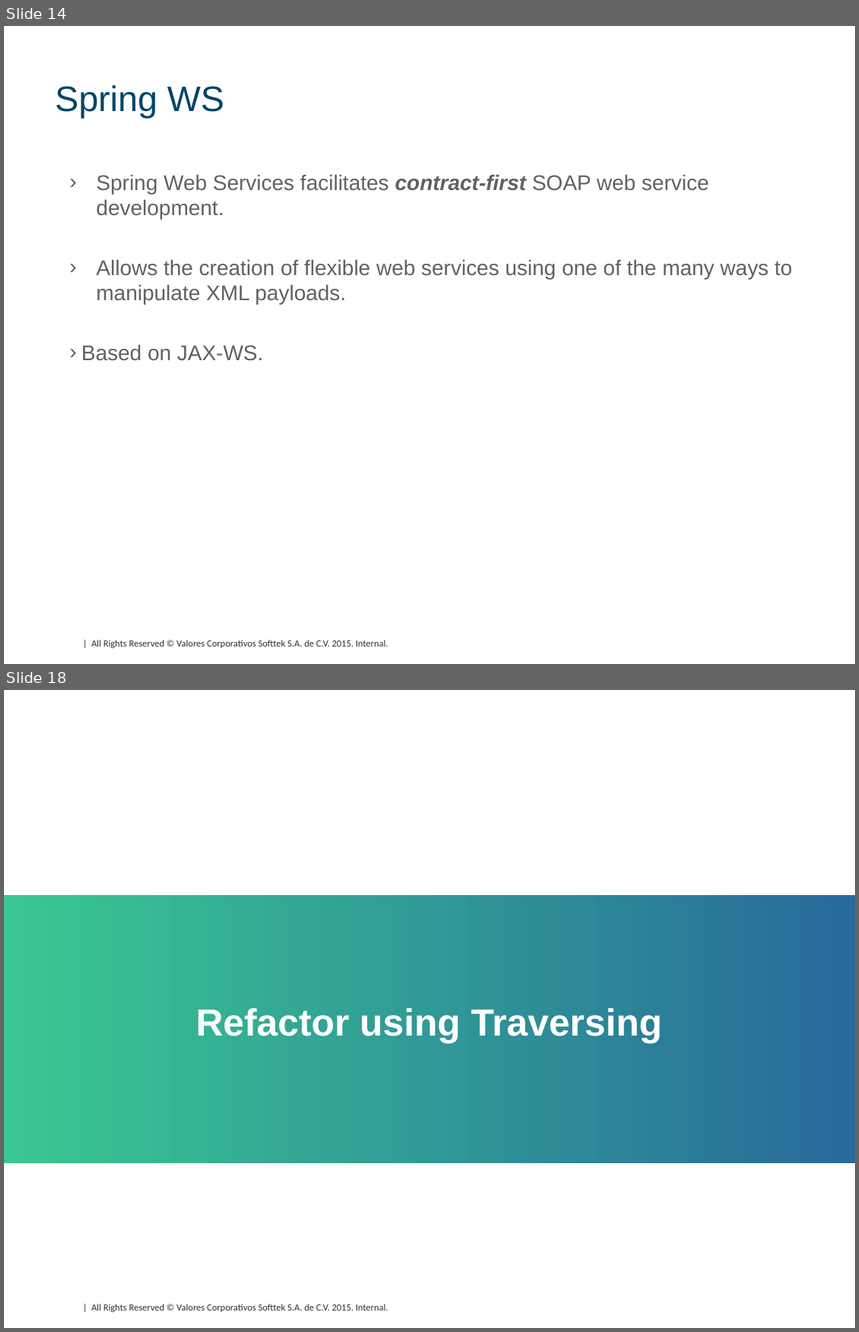
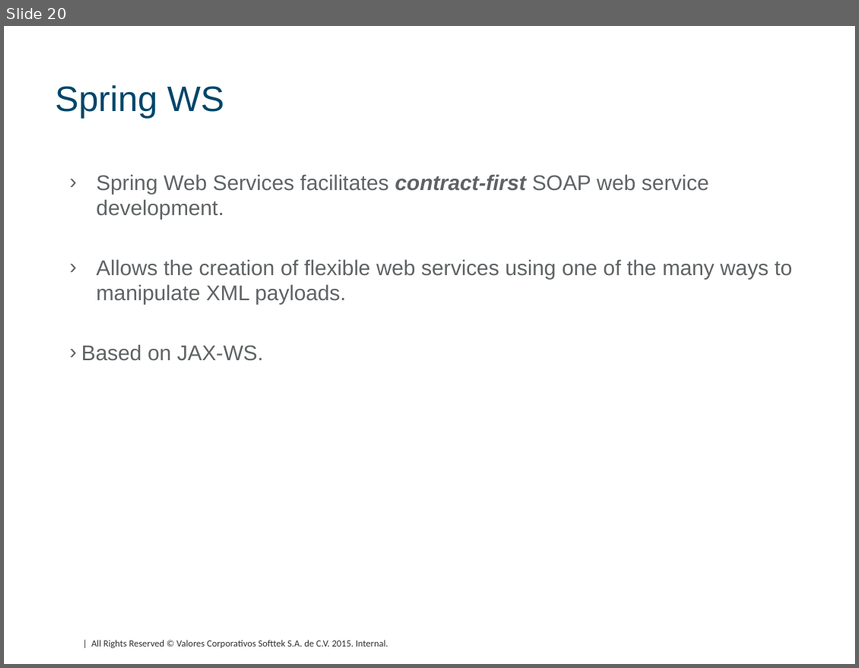
Before and after one commit to DavidHertz/WebServices, a slide deck: SOAP/doc/SOAP.pptx. Shown one above the other, each under a label of ours: slides 14 and 18 before the commit, slide 20 after it; the slides between them are not shown. The pictures are 859x1332 and 859x668 pixels, drawn with LibreOffice and Linux fonts; fonts in the diff are those of the drawing; background and template pictures are left out. Boxes give left, top, right and bottom in pixels: in the first picture for what was removed or moved away, otherwise in the second. Text is boxed around its words. In the diff, an @@ line names an element or a change of style, - is before the commit and + after.

```diff
--- a/SOAP/doc/SOAP.pptx
+++ b/SOAP/doc/SOAP.pptx
@@ slide 18 removed at box(4, 690, 855, 1328), background #FFFFFF; not listed: 1 template element that a slide beside it also shows @@
@@ rectangle removed at box(4, 895, 855, 1163) @@
@@ text removed at box(196, 1008, 663, 1044) @@
-Refactor using Traversing
@@ what was slide 14 is now slide 20 @@
```
Also in this commit, not shown: 4 slides changed, 9 slides added, 11 other slides removed, 16 other files.
